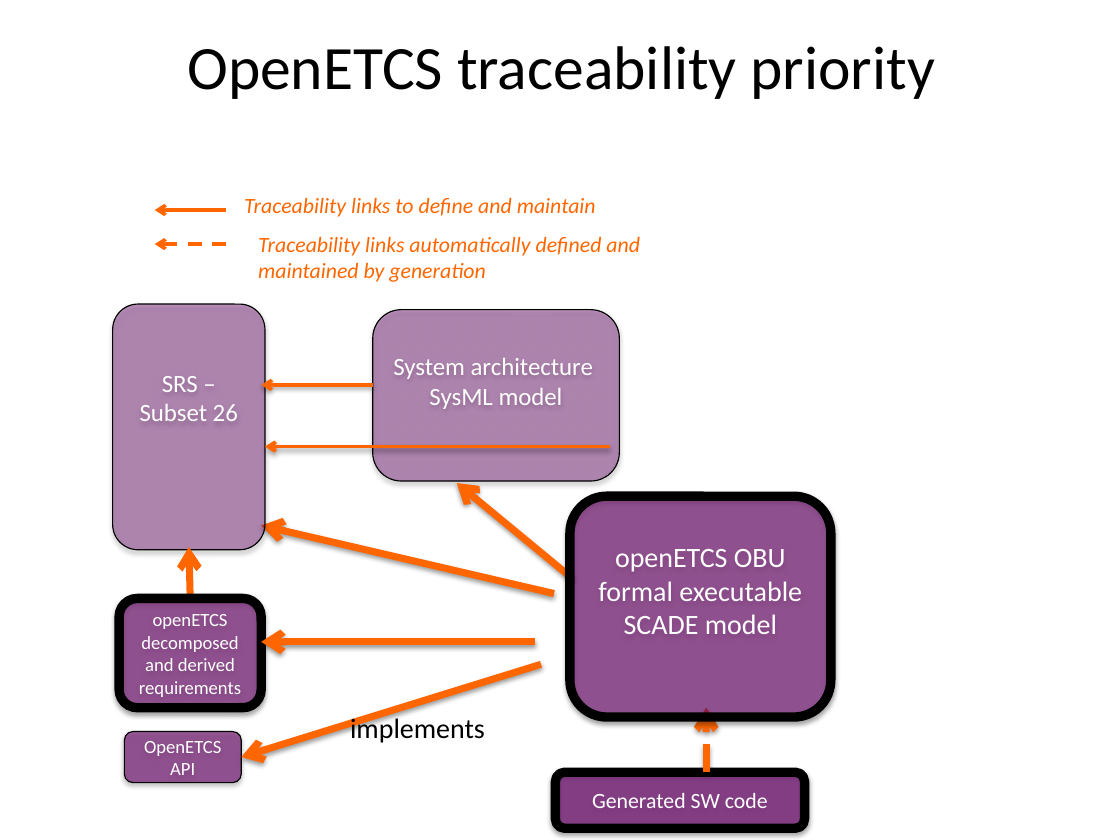
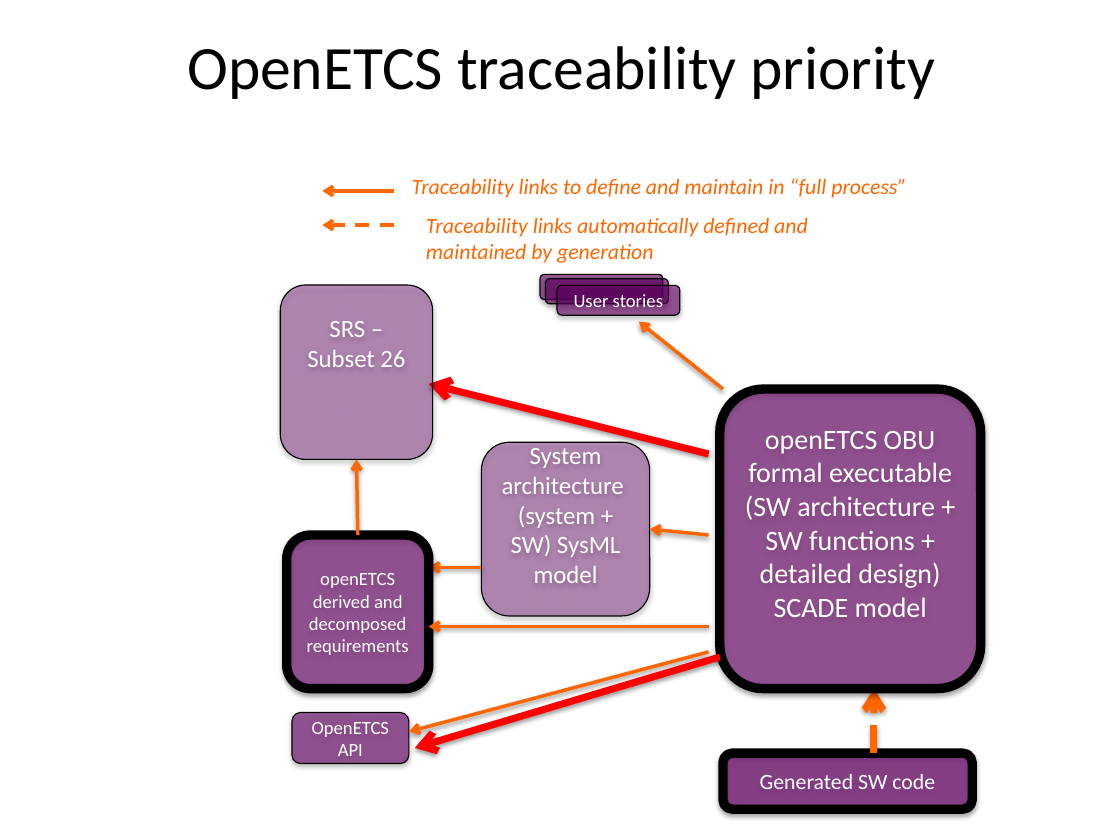
Before and after one commit to openETCS/toolchain, a slide deck: slide 31 of T7.3/TraceabilityArchitecture/images/2015-11-01 openETCS traceability_Figures.pptx (slide 15 before the commit). Drawn at 1120x840 pixels with LibreOffice and Linux fonts; fonts in the diff are those of the drawing. Boxes give left, top, right and bottom in pixels: in the first picture for what was removed or moved away, otherwise in the second. Text is boxed around its words. In the diff, an @@ line names an element or a change of style, - is before the commit and + after.

Commit message:
Updated design process priorities and consequences on traceability

```diff
--- a/T7.3/TraceabilityArchitecture/images/2015-11-01 openETCS traceability_Figures.pptx
+++ b/T7.3/TraceabilityArchitecture/images/2015-11-01 openETCS traceability_Figures.pptx
@@ text at (412,178,906,198): text changed @@
-Traceability links to define and maintain
+Traceability links to define and maintain in “full process”
@@ text "Traceability links automatically defined and ...": place and size @@
-text "Traceability links automatically defined and ..." at (258,237,640,282)
+text "Traceability links automatically defined and ..." at (426,218,808,263)
@@ 2 rounded rectangles, 2 arrows: place and size @@
-2 rounded rectangles, 2 arrows at (124,211,805,828)
+2 rounded rectangles, 2 arrows at (292,192,973,809)
@@ rounded rectangle "SRS – Subset 26": place and size @@
-rounded rectangle "SRS – Subset 26" at (113,305,265,550)
+rounded rectangle "SRS – Subset 26" at (280,286,432,460)
@@ rounded rectangle added at (540,274,663,299), fill #660066 at 60% opacity, outline #000000 0.75 pt @@
@@ rounded rectangle added at (545,279,669,304), fill #660066 at 60% opacity, outline #000000 0.75 pt @@
@@ rounded rectangle added at (557,286,680,316), fill #660066 at 60% opacity, outline #000000 0.75 pt, 12 pt, text #FFFFFF @@
+User stories
@@ arrow moved from (609, 447) - (265, 447) to (724, 389) - (638, 321) @@
@@ arrow moved from (554, 594) - (261, 525) to (709, 454) - (429, 384) @@
@@ arrow (709, 454) - (429, 384): stroke #FF6600 4.5 pt to #FF0000 4.5 pt @@
@@ rounded rectangle "openETCS OBU formal executable (SW ...": place and size @@
-rounded rectangle "openETCS OBU formal executable (SW ..." at (570,496,831,717)
+rounded rectangle "openETCS OBU formal executable (SW ..." at (720,389,981,688)
@@ rounded rectangle "System architecture": place and size @@
-rounded rectangle "System architecture" at (373,310,619,482)
+rounded rectangle "System architecture" at (482,442,650,616)
@@ text in rounded rectangle at (745,431,952,617): text changed @@
-openETCS OBU formal executable SCADE model
+openETCS OBU formal executable (SW architecture + SW functions + detailed design) SCADE model
@@ arrow added from (357, 535) to (356, 459), #FF6600 2.25 pt @@
@@ text in rounded rectangle at (511,506,620,583): text changed @@
-SysML model
+(system + SW) SysML model
@@ rounded rectangle "openETCS derived and decomposed requirements": place and size @@
-rounded rectangle "openETCS derived and decomposed requirements" at (119,598,261,708)
+rounded rectangle "openETCS derived and decomposed requirements" at (287,535,429,689)
@@ arrow added from (709, 535) to (650, 529), #FF6600 2.25 pt @@
@@ arrow moved from (373, 385) - (261, 385) to (482, 568) - (429, 568) @@
@@ text in rounded rectangle at (307,573,409,655): text changed @@
-openETCS decomposed and derived requirements
+openETCS derived and decomposed requirements
@@ arrow moved from (535, 642) - (261, 642) to (709, 626) - (429, 626) @@
@@ arrow (709, 626) - (429, 626): stroke #FF6600 4.5 pt to #FF6600 2.25 pt @@
@@ arrow added from (709, 652) to (409, 731), #FF6600 2.25 pt @@
@@ arrow added from (720, 657) to (414, 748), #FF0000 4.5 pt @@
@@ arrow moved from (707, 772) - (707, 708) to (874, 753) - (874, 689) @@
@@ group removed at (189,483,572,757): 3 arrows, 1 text @@
-implements
```
Also in this commit, not shown: 2 other slides changed, 2 slides added, 19 other files.
